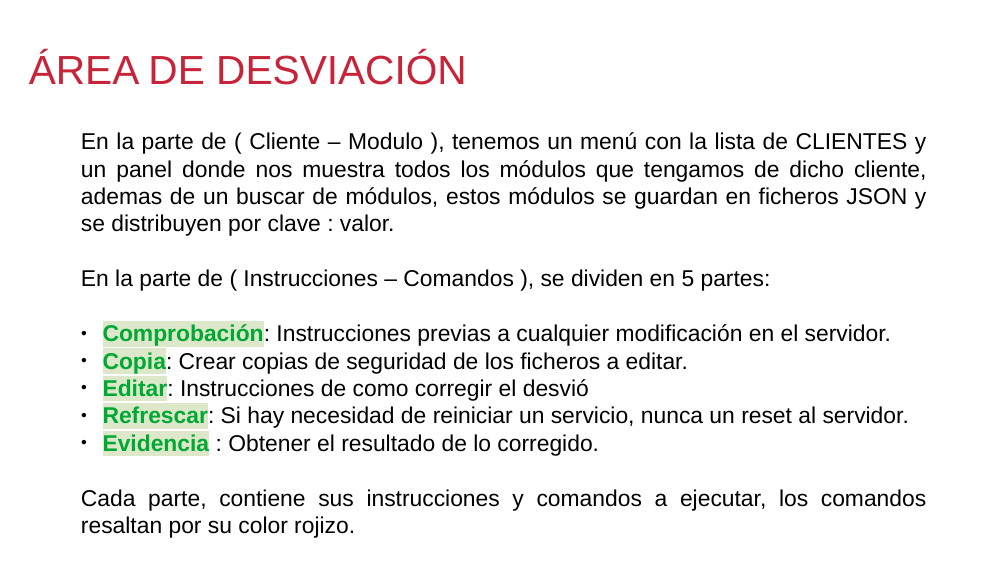
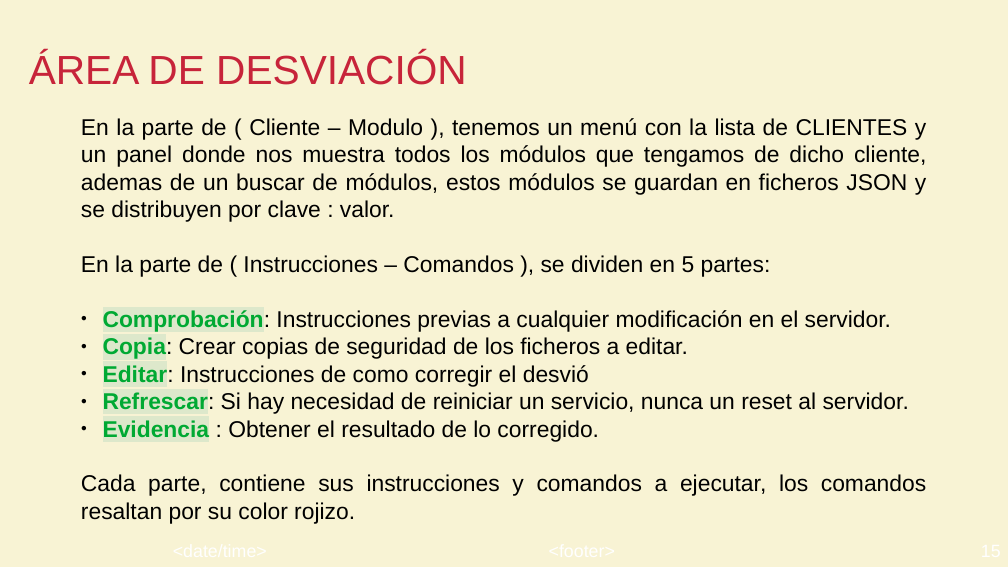
Before and after one commit to lopuma/APP-COMPLIANCE, a slide deck: slide 15 of Presentancion/APPCompliance.odp. Drawn at 1008x567 pixels with LibreOffice and Linux fonts; fonts in the diff are those of the drawing; background and template pictures are left out. Boxes give left, top, right and bottom in pixels: in the first picture for what was removed or moved away, otherwise in the second. Text is boxed around its words. In the diff, an @@ line names an element or a change of style, - is before the commit and + after.

```diff
--- a/Presentancion/APPCompliance.odp
+++ b/Presentancion/APPCompliance.odp
@@ background #FFFFFF to #F8F3D4 @@
@@ text "En la parte de ( ...": place and size @@
-text "En la parte de ( ..." at (81,132,926,538)
+text "En la parte de ( ..." at (81,118,926,524)
```
Also in this commit, not shown: 20 other slides changed, 1 slide added, 7 other files.
